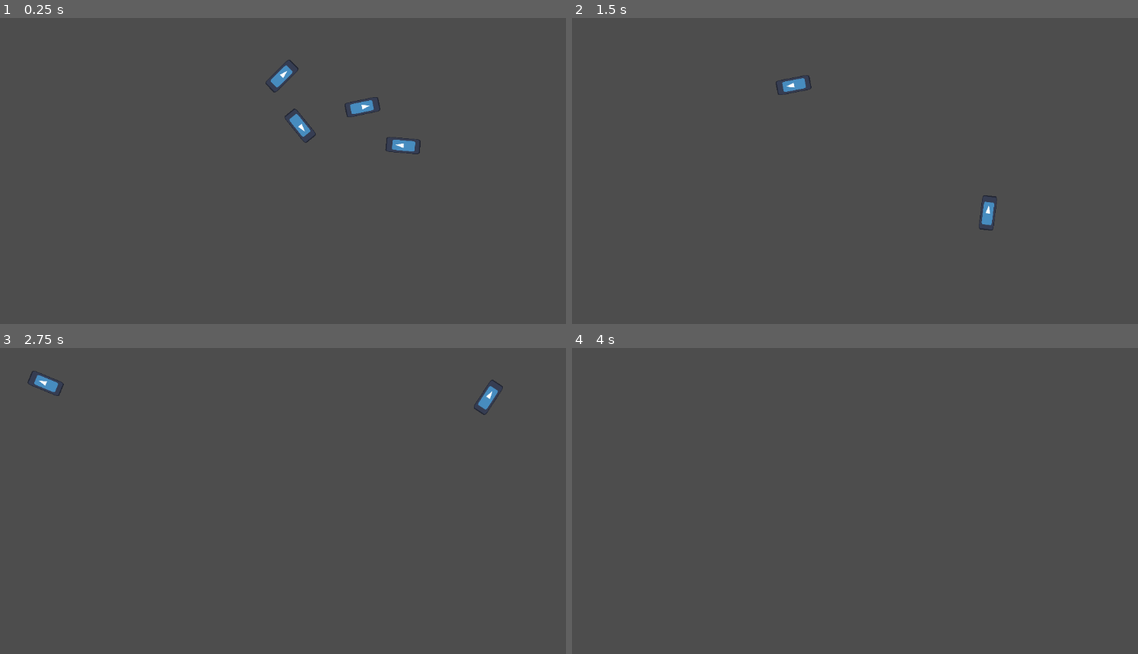
Above: before the commit, frames 1-4 (two rows, left to right).
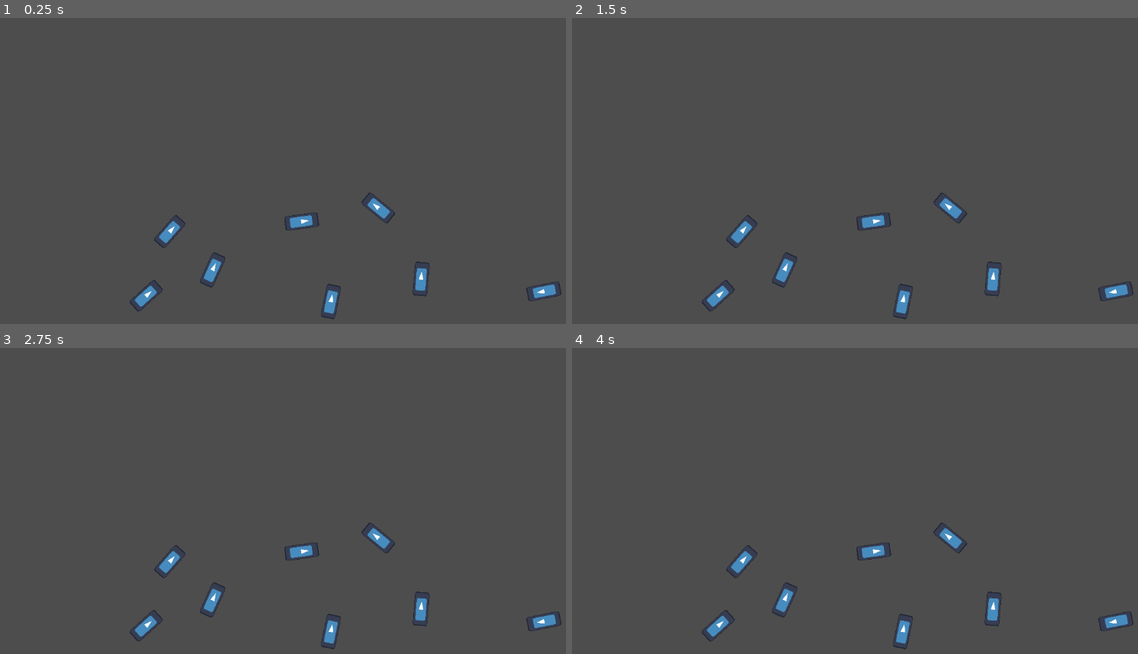
Above: after the commit, the same moments.

Repository: Luna264/crash-course
Game: Godot game, scene res://node_2d.tscn
Two runs of this game, one before a commit and one after it. Both use one fixed random seed, a clock stepped at 60 frames per second and the inputs below. The engine's default icon, where the game draws it, is replaced by a stand-in: a white triangle on a blue panel in a dark square.
Inputs:
- Up to frame 1 (0.25 s): no input
- Up to frame 2 (1.5 s): tap Enter at 0.5 s
- Up to frame 3 (2.75 s): no input
- Up to frame 4 (4 s): tap Space at 3.5 s

The runs differ from the first frame. In frame 1, 2.2% of the frame differs, in the area x 22-100%, y 13-99%; in frame 2, 1.8%; in frame 3, 1.8%; in frame 4, 1.5%.

Commit message:
added stoplight function and cars can only be affected by lights if their in a certain area within the light

Diff:
--- /dev/null
+++ b/light.gd
@@ -0,0 +1,44 @@
+extends Node2D
+
+@onready var green: Sprite2D = $CharacterBody2D/green
+@onready var yellow: Sprite2D = $CharacterBody2D/yellow
+@onready var red: Sprite2D = $CharacterBody2D/red
+var cars_in_area: Array = []
+var color = "red"
+
+func _ready() -> void:
+	red.visible
+	update_light()
+
+func _on_button_pressed() -> void:
+	match color:
+		"red":
+			color = "yellow"
+		"yellow":
+			color = "green"
+		"green":
+			color = "red"
+	update_light()
+
+func update_light() -> void:
+	if color == "red":
+		red.visible = true
+		yellow.visible = false
+		green.visible = false
+	if color == "yellow":
+		yellow.visible = true
+		red.visible = false
+		green.visible = false
+	if color == "green":
+		green.visible = true
+		red.visible = false
+		yellow.visible = false
+
+
+func _on_area_2d_area_entered(area: Area2D) -> void:
+	if area.is_in_group("cars"):
+		area.get_parent().stoplight = self
+
+func _on_area_2d_area_exited(area: Area2D) -> void:
+	if area.is_in_group("cars"):
+		area.get_parent().stoplight = null
--- /dev/null
+++ b/light.tscn
@@ -0,0 +1,42 @@
+[gd_scene load_steps=4 format=3 uid="uid://7bblc3hmd4rp"]
+
+[ext_resource type="Texture2D" uid="uid://67y86e6t1wqg" path="res://icon.svg" id="1_hdgcg"]
+[ext_resource type="Script" uid="uid://o1655v1686th" path="res://light.gd" id="1_we4ua"]
+
+[sub_resource type="CircleShape2D" id="CircleShape2D_we4ua"]
+radius = 112.712
+
+[node name="stoplight" type="Node2D"]
+script = ExtResource("1_we4ua")
+
+[node name="CharacterBody2D" type="CharacterBody2D" parent="."]
+
+[node name="green" type="Sprite2D" parent="CharacterBody2D"]
+modulate = Color(0.999348, 0.484731, 0.502133, 1)
+scale = Vector2(-0.171182, -0.750065)
+texture = ExtResource("1_hdgcg")
+
+[node name="yellow" type="Sprite2D" parent="CharacterBody2D"]
+modulate = Color(0.827185, 0.574757, 0.0606315, 1)
+scale = Vector2(-0.171182, -0.750065)
+texture = ExtResource("1_hdgcg")
+
+[node name="red" type="Sprite2D" parent="CharacterBody2D"]
+modulate = Color(4.57242e-06, 0.797362, 0.296824, 1)
+scale = Vector2(-0.171182, -0.750065)
+texture = ExtResource("1_hdgcg")
+
+[node name="Button" type="Button" parent="CharacterBody2D"]
+offset_left = -9.0
+offset_top = -49.0
+offset_right = 8.0
+offset_bottom = 49.0
+
+[node name="Area2D" type="Area2D" parent="CharacterBody2D"]
+
+[node name="CollisionShape2D" type="CollisionShape2D" parent="CharacterBody2D/Area2D"]
+shape = SubResource("CircleShape2D_we4ua")
+
+[connection signal="pressed" from="CharacterBody2D/Button" to="." method="_on_button_pressed"]
+[connection signal="area_entered" from="CharacterBody2D/Area2D" to="." method="_on_area_2d_area_entered"]
+[connection signal="area_exited" from="CharacterBody2D/Area2D" to="." method="_on_area_2d_area_exited"]
--- a/node_2d.tscn
+++ b/node_2d.tscn
@@ -7,32 +7,50 @@
 [node name="game" type="Node2D"]
 
 [node name="Camera2D" type="Camera2D" parent="."]
-position = Vector2(-34, -40)
-zoom = Vector2(2.18, 2.18)
+position = Vector2(-27, -40)
+scale = Vector2(-0.0141668, 1.00169)
+zoom = Vector2(2.135, 2.135)
 
 [node name="Car" parent="." instance=ExtResource("1_wtcfe")]
-position = Vector2(10, -86)
+position = Vector2(39, -23)
 rotation = -0.883139
 
-[node name="StaticBody2D" type="StaticBody2D" parent="."]
-position = Vector2(-2, 68)
-
-[node name="CollisionShape2D" type="CollisionShape2D" parent="StaticBody2D"]
-shape = SubResource("WorldBoundaryShape2D_0e48y")
-
-[node name="Area2D" type="Area2D" parent="StaticBody2D/CollisionShape2D"]
-
-[node name="CollisionShape2D" type="CollisionShape2D" parent="StaticBody2D/CollisionShape2D/Area2D"]
-shape = SubResource("WorldBoundaryShape2D_0e48y")
-
 [node name="Car2" parent="." instance=ExtResource("1_wtcfe")]
-position = Vector2(-23, -89)
-rotation = 1.38431
+position = Vector2(-29, -11)
+rotation = 1.43331
 inertia = 14.8
 
 [node name="Car3" parent="." instance=ExtResource("1_wtcfe")]
-position = Vector2(-48, -108)
+position = Vector2(-146, -2)
+rotation = 0.718794
 
 [node name="Car4" parent="." instance=ExtResource("1_wtcfe")]
-position = Vector2(66, -87)
-rotation = -1.79548
+position = Vector2(186, 51)
+rotation = -1.76586
+
+[node name="StaticBody2D2" type="StaticBody2D" parent="."]
+position = Vector2(-11, 97)
+
+[node name="CollisionShape2D" type="CollisionShape2D" parent="StaticBody2D2"]
+shape = SubResource("WorldBoundaryShape2D_0e48y")
+
+[node name="Area2D" type="Area2D" parent="StaticBody2D2/CollisionShape2D"]
+
+[node name="CollisionShape2D" type="CollisionShape2D" parent="StaticBody2D2/CollisionShape2D/Area2D"]
+shape = SubResource("WorldBoundaryShape2D_0e48y")
+
+[node name="Car5" parent="." instance=ExtResource("1_wtcfe")]
+position = Vector2(-3, 60)
+rotation = 0.201329
+
+[node name="Car6" parent="." instance=ExtResource("1_wtcfe")]
+position = Vector2(77, 40)
+rotation = 0.0802341
+
+[node name="Car7" parent="." instance=ExtResource("1_wtcfe")]
+position = Vector2(-108, 32)
+rotation = 0.428438
+
+[node name="Car8" parent="." instance=ExtResource("1_wtcfe")]
+position = Vector2(-167, 55)
+rotation = 0.83785
--- a/project.godot
+++ b/project.godot
@@ -18,3 +18,7 @@
 [editor_plugins]
 
 enabled=PackedStringArray("res://addons/godot_super-wakatime/plugin.cfg")
+
+[global_group]
+
+cars=""
--- a/scenes/car.gd
+++ b/scenes/car.gd
@@ -4,6 +4,7 @@
 var speed = randi_range(100, 155)
 var knockback_status = false
 var knockback = 200
+var stoplight: Node = null
 # Called when the node enters the scene tree for the first time.
 func _ready() -> void:
 	angular_velocity = 0
@@ -14,15 +15,21 @@
 	pass
 
 func _physics_process(delta: float) -> void:
+	if stoplight == null:
+		return
 	var direction = Vector2.UP.rotated(rotation)
 	if knockback_status == false:
 		linear_velocity = speed * direction
-
+	match stoplight.color:
+		"red":
+			speed = 0
+		"yellow":
+			speed = randi_range(50, 70)
+		"green":
+			speed = randi_range(100, 155)
 
 func _on_timer_timeout() -> void:
 	knockback_status = false
-
-
 
 func _on_area_2d_area_entered(area: Area2D) -> void:
 	knockback_status = true
--- a/scenes/car.tscn
+++ b/scenes/car.tscn
@@ -7,9 +7,9 @@
 bounce = 1.0
 
 [sub_resource type="RectangleShape2D" id="RectangleShape2D_qt2eu"]
-size = Vector2(20, 37)
+size = Vector2(15, 33)
 
-[node name="Car" type="RigidBody2D"]
+[node name="Car" type="RigidBody2D" groups=["cars"]]
 physics_material_override = SubResource("PhysicsMaterial_qt2eu")
 gravity_scale = 0.0
 script = ExtResource("1_qt2eu")
@@ -19,17 +19,17 @@
 texture = ExtResource("1_c35m8")
 
 [node name="CollisionShape2D" type="CollisionShape2D" parent="."]
-position = Vector2(0, 0.5)
+position = Vector2(0, -1)
 shape = SubResource("RectangleShape2D_qt2eu")
 
 [node name="Timer" type="Timer" parent="."]
 wait_time = 1.5
 one_shot = true
 
-[node name="Area2D" type="Area2D" parent="."]
+[node name="Area2D" type="Area2D" parent="." groups=["cars"]]
 
 [node name="CollisionShape2D" type="CollisionShape2D" parent="Area2D"]
-position = Vector2(0, 0.5)
+position = Vector2(0.5, -0.5)
 shape = SubResource("RectangleShape2D_qt2eu")
 debug_color = Color(0.857434, 0.0276065, 0.876039, 0.419608)
 
Not shown, added: light.gd.uid
